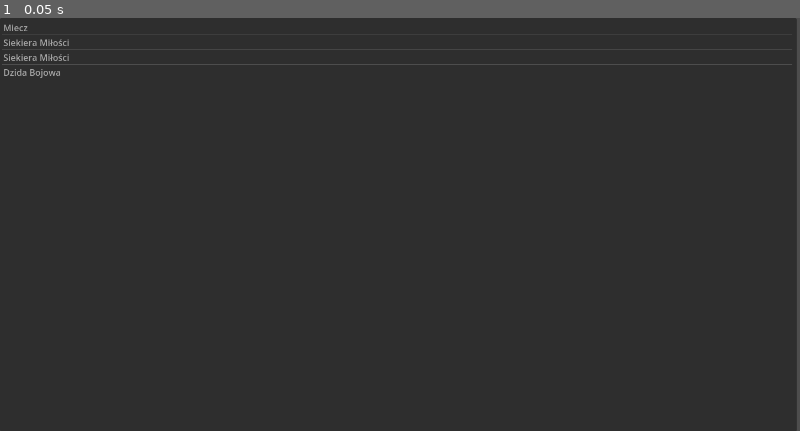
Above: before the commit, frame 1.
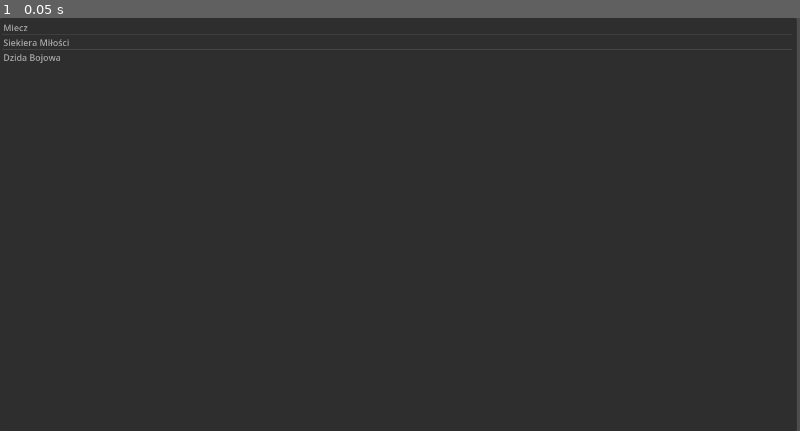
Above: after the commit, the same moment.

Repository: Okularnik2001PL/Ksssssssss
Game: Godot game, scene res://Nowe/Sceny/bronie.tscn
Same seed, same stepped clock (60 frames per second), same inputs: the game is played once before the commit and once after it. This scene is started directly instead of the project's main scene.
Inputs:
- Up to frame 1 (0.05 s): no input

The runs differ from the first frame. In frame 1, 0.4% of the frame differs, in the area x 0-99%, y 8-15%.

Commit message:
naprawione wrescie diała
musialem tez sklep poprawic bo był proglem z ID

Diff:
--- a/Nowe/scrypty/BronieEQ.gd
+++ b/Nowe/scrypty/BronieEQ.gd
@@ -33,18 +33,25 @@
 func _on_item_list_item_activated(index: int) -> void:
 	var file = FileAccess.open(Ekwipunek, FileAccess.READ_WRITE)
 	var file2 = FileAccess.open(file_path, FileAccess.READ)
-	if file&&file2:
+	if file and file2:
 		# Odczytanie zawartości pliku
 		var content = file.get_buffer(file.get_length()).get_string_from_utf8()
 		var content2 = file2.get_buffer(file2.get_length()).get_string_from_utf8()
 		var lines = content.split("\n")
 		var lines2 = content2.split("\n")
 		var new_content = ""
+
 		# Modyfikacja odpowiednich danych
 		for line in lines:
 			if line.strip_edges() == "":  # Pomija puste linie
 				continue
-			var columns = line.split(";")  # PackedStringArray
+
+			var columns = line.split(";")
+
+			# Sprawdzamy, czy kolumny mają wystarczającą ilość elementów
+			if columns.size() < 1:
+				continue
+
 			# Tworzenie zwykłej tablicy na podstawie PackedStringArray
 			var columns_array = []
 			for i in range(columns.size()):
@@ -53,19 +60,26 @@
 			if columns_array[0] != "ID":  # Sprawdzenie, czy nie jest to nagłówek
 				for line2 in lines2:
 					var columns2 = line2.split(";")
-					var oblicz=index+1
-					print(oblicz)
-					print(columns2[1])
-					if columns2[0]==str(oblicz):
+
+					# Sprawdzamy, czy kolumny2 mają wystarczającą ilość elementów i odpowiedni typ
+					if columns2.size() < 1||columns2[0]==""||columns2[0]=="ID":
+						continue
+					#obliczamy id przedmiotu
+					var oblicz = index + 1
+					#sukamy w skszynce
+					if columns2[0] == str(oblicz):
 						var dane_do = columns2[1]
 						print(dane_do)
 						columns_array[1] = str(dane_do)  # Modyfikowanie wartości w kolumnie 1
+
 				# Odtwarzanie linii po modyfikacji
 				new_content += ";".join(columns_array) + "\n"
+
 		# Przechodzenie na początek pliku
 		file.seek(0)
 		# Zapisanie zmodyfikowanych danych do pliku
 		file.store_string(new_content)
 		# Zamykanie pliku
 		file.close()
+
 	get_tree().change_scene_to_file("res://Nowe/Sceny/Wyposażenie.tscn")
--- a/Nowe/scrypty/sklep.gd
+++ b/Nowe/scrypty/sklep.gd
@@ -8,20 +8,36 @@
 	var file = FileAccess.open(file_path, FileAccess.READ_WRITE)
 
 	if file:
-		# Przejście do końca pliku, aby dodać nową linię
-		file.seek_end()
 		# Odczytanie zawartości pliku
 		var content = file.get_buffer(file.get_length()).get_string_from_utf8()
 		# Podział zawartości na linie
 		var lines = content.split("\n")
 
-		# Wyznaczenie nowego ID na podstawie liczby wierszy
-		ID = lines.size()
+		# Wyznaczanie najwyższego ID w istniejących liniach
+		var highest_id = 0
+
+		for line in lines:
+			# Pomijanie pustych linii
+			if line.strip_edges() == "":
+				continue
+
+			var columns = line.split(";")
+			# Sprawdzanie, czy pierwsza kolumna to ID
+			if columns.size() > 0 and columns[0].is_valid_int():
+				var current_id = int(columns[0])
+				if current_id > highest_id:
+					highest_id = current_id
+
+		# Wyznaczenie nowego ID na podstawie najwyższego ID
+		var new_id = highest_id + 1
+		print("Nowe ID:", new_id)
 
 		# Tworzenie nowych danych jako string rozdzielony średnikiem
-		var new_data = [str(ID), "2"]
+		var new_data = [str(new_id), "2"]  # Zmienna "2" dla tego przykładu
 		var new_line = ";".join(new_data) + "\n"  # Użycie nowej linii jako separatora między wierszami
 
+		# Przejście do końca pliku, aby dodać nową linię
+		file.seek_end()
 		# Zapis nowej linii do pliku
 		file.store_string(new_line)
 		file.close()
@@ -31,25 +47,42 @@
 		print("Nie można otworzyć pliku:", file_path)
 
 
+
 func _on_button_2_pressed() -> void:
 	# Otwieranie pliku w trybie zapisu z dodawaniem danych (READ_WRITE)
 	var file = FileAccess.open(file_path, FileAccess.READ_WRITE)
 
 	if file:
-		# Przejście do końca pliku, aby dodać nową linię
-		file.seek_end()
 		# Odczytanie zawartości pliku
 		var content = file.get_buffer(file.get_length()).get_string_from_utf8()
 		# Podział zawartości na linie
 		var lines = content.split("\n")
 
-		# Wyznaczenie nowego ID na podstawie liczby wierszy
-		ID = lines.size()
+		# Wyznaczanie najwyższego ID w istniejących liniach
+		var highest_id = 0
+
+		for line in lines:
+			# Pomijanie pustych linii
+			if line.strip_edges() == "":
+				continue
+
+			var columns = line.split(";")
+			# Sprawdzanie, czy pierwsza kolumna to ID
+			if columns.size() > 0 and columns[0].is_valid_int():
+				var current_id = int(columns[0])
+				if current_id > highest_id:
+					highest_id = current_id
+
+		# Wyznaczenie nowego ID na podstawie najwyższego ID
+		var new_id = highest_id + 1
+		print("Nowe ID:", new_id)
 
 		# Tworzenie nowych danych jako string rozdzielony średnikiem
-		var new_data = [str(ID), "3"]
+		var new_data = [str(new_id), "3"]
 		var new_line = ";".join(new_data) + "\n"  # Użycie nowej linii jako separatora między wierszami
 
+		# Przejście do końca pliku, aby dodać nową linię
+		file.seek_end()
 		# Zapis nowej linii do pliku
 		file.store_string(new_line)
 		file.close()
@@ -59,5 +92,6 @@
 		print("Nie można otworzyć pliku:", file_path)
 
 
+
 func _on_button_3_pressed() -> void:
 	get_tree().change_scene_to_file("res://główne_menu.tscn")
--- a/zapis/EQ_gracz/bron_EQ_gracz.csv
+++ b/zapis/EQ_gracz/bron_EQ_gracz.csv
@@ -1,2 +1,2 @@
-1;1
-1;1
+1;3
+1;3
--- a/zapis/bron_moje.csv
+++ b/zapis/bron_moje.csv
@@ -1,3 +1,2 @@
 ID;ID_bron
 1;1
-1;2
Binary file changed: zapis/EQ_gracz/bron_EQ_gracz.1.translation
Binary file added: zapis/EQ_gracz/bron_EQ_gracz.2.translation
Binary file added: zapis/EQ_gracz/bron_EQ_gracz.3.translation
Not shown, changed: zapis/EQ_gracz/bron_EQ_gracz.csv.import
Binary file changed: zapis/bron_moje.ID.translation
